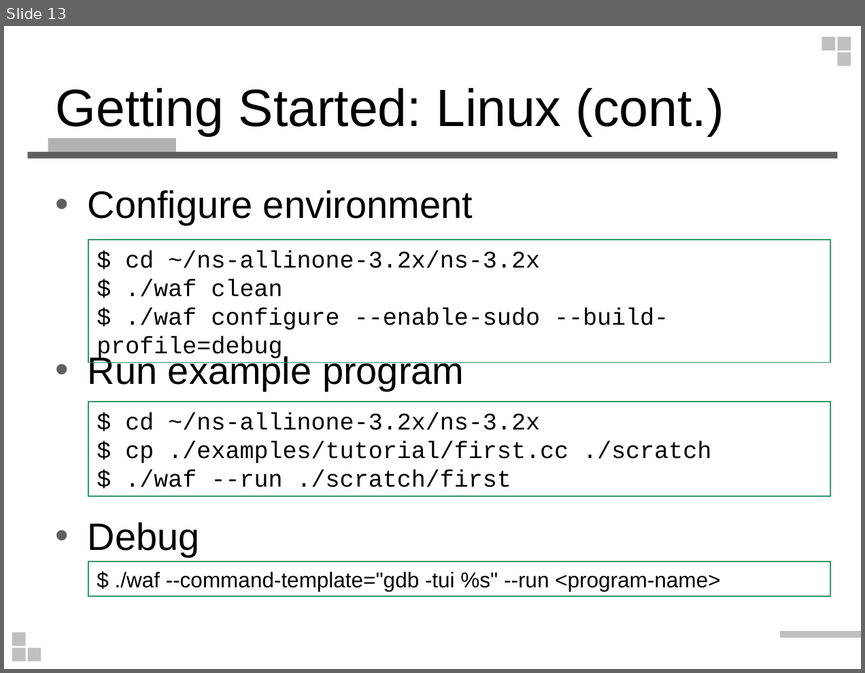
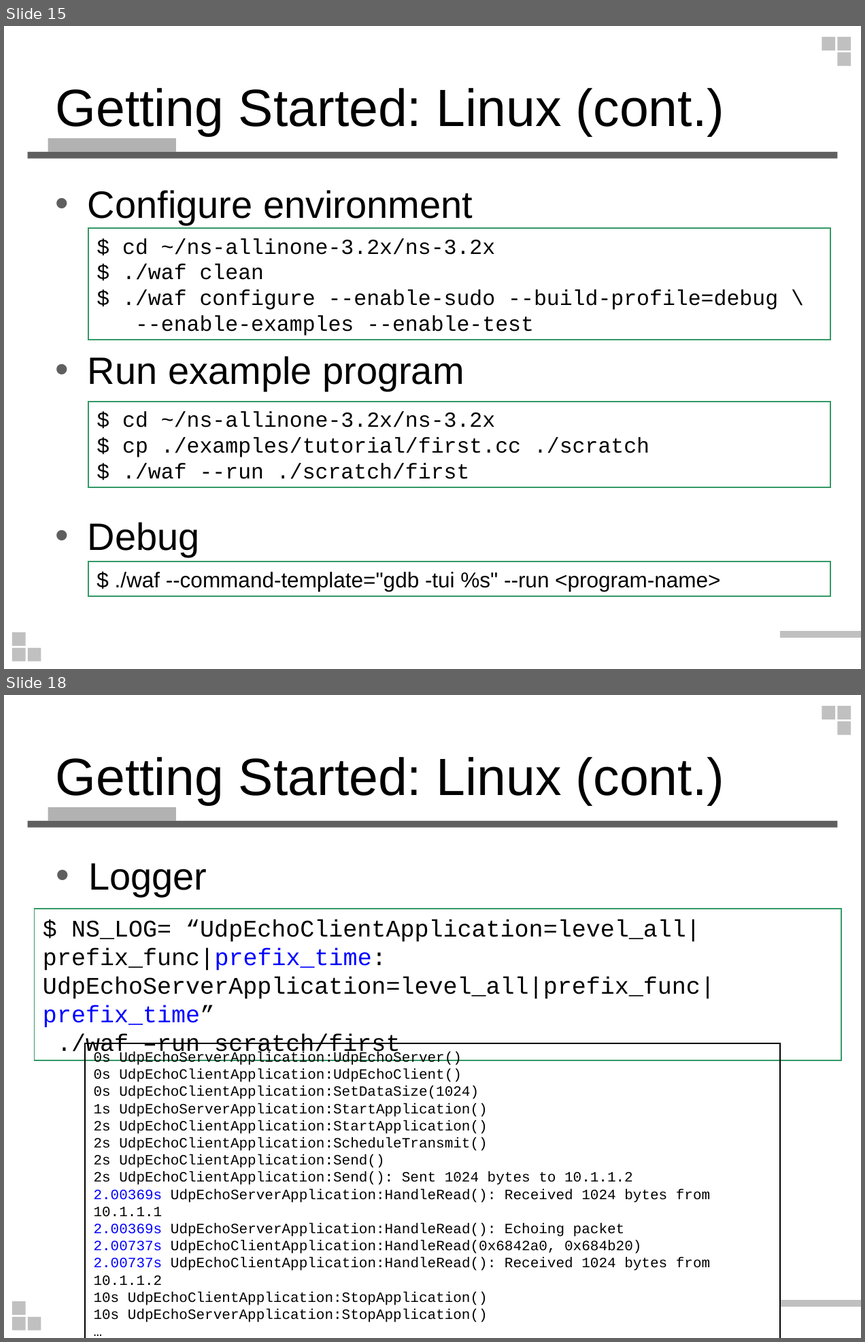
Before and after one commit to wlshiu/my_note, a slide deck: note_vg/ns3_intro.ppt. Shown one above the other, each under a label of ours: slide 13 before the commit, slides 15 and 18 after it; the slides between them are not shown. The pictures are 865x673 and 865x1342 pixels, drawn with LibreOffice and Linux fonts; fonts in the diff are those of the drawing. Boxes give left, top, right and bottom in pixels: in the first picture for what was removed or moved away, otherwise in the second. Text is boxed around its words. In the diff, an @@ line names an element or a change of style, - is before the commit and + after.

Commit message:
add tutorial code

```diff
--- a/note_vg/ns3_intro.ppt
+++ b/note_vg/ns3_intro.ppt
@@ slide 18 added at [4,695,861,1338], background #FFFFFF; not listed: 9 template elements that a slide beside it also shows @@
@@ title added at [56,757,724,805], 44 pt, text #000000 @@
+Getting Started: Linux (cont.)
@@ text added at [88,863,207,897], 32 pt, text #000000 @@
+• Logger
@@ rectangle added at [34,909,841,1060], outline #339966 0.99 pt, 20 pt, text #000000 @@
+$ NS_LOG= “UdpEchoClientApplication=level_all|prefix_func|prefix_time:
+UdpEchoServerApplication=level_all|prefix_func|prefix_time”
+./waf –run scratch/first
@@ rectangle added at [86,1043,781,1338], outline #000000 0.99 pt, 12 pt, text #000000 @@
+0s UdpEchoServerApplication:UdpEchoServer()
+0s UdpEchoClientApplication:UdpEchoClient()
+0s UdpEchoClientApplication:SetDataSize(1024)
+1s UdpEchoServerApplication:StartApplication()
+2s UdpEchoClientApplication:StartApplication()
+2s UdpEchoClientApplication:ScheduleTransmit()
+2s UdpEchoClientApplication:Send()
+2s UdpEchoClientApplication:Send(): Sent 1024 bytes to 10.1.1.2
+2.00369s UdpEchoServerApplication:HandleRead(): Received 1024 bytes from 10.1.1.1
+2.00369s UdpEchoServerApplication:HandleRead(): Echoing packet
+2.00737s UdpEchoClientApplication:HandleRead(0x6842a0, 0x684b20)
+2.00737s UdpEchoClientApplication:HandleRead(): Received 1024 bytes from 10.1.1.2
+10s UdpEchoClientApplication:StopApplication()
+10s UdpEchoServerApplication:StopApplication()
+…
@@ what was slide 13 is now slide 15 @@
@@ slide 15 changed as well @@
@@ rectangle "$ cd ~/ns-allinone-3.2x/ns-3.2x": place and size @@
-rectangle "$ cd ~/ns-allinone-3.2x/ns-3.2x" at [88,240,830,363]
+rectangle "$ cd ~/ns-allinone-3.2x/ns-3.2x" at [88,228,830,339]
@@ text in rectangle at [122,238,495,280]: size 20 to 18 pt in "$ cd ~/ns-allinone-3.2x/ns-3.2x", "$ ./waf clean" @@
@@ text in rectangle at [122,290,778,335]: text changed; size 20 to 18 pt @@
-$ ./waf configure --enable-sudo --build-profile=debug
+$ ./waf configure --enable-sudo --build-profile=debug \
+--enable-examples --enable-test
@@ rectangle "$ cd ~/ns-allinone-3.2x/ns-3.2x": place and size @@
-rectangle "$ cd ~/ns-allinone-3.2x/ns-3.2x" at [88,401,830,495]
+rectangle "$ cd ~/ns-allinone-3.2x/ns-3.2x" at [88,401,830,487]
@@ rectangle "$ cd ~/ns-allinone-3.2x/ns-3.2x" at [88,401,830,487]: size 20 to 18 pt @@
```
Also in this commit, not shown: 3 other slides changed, 19 other slides added, 1 slide removed.
